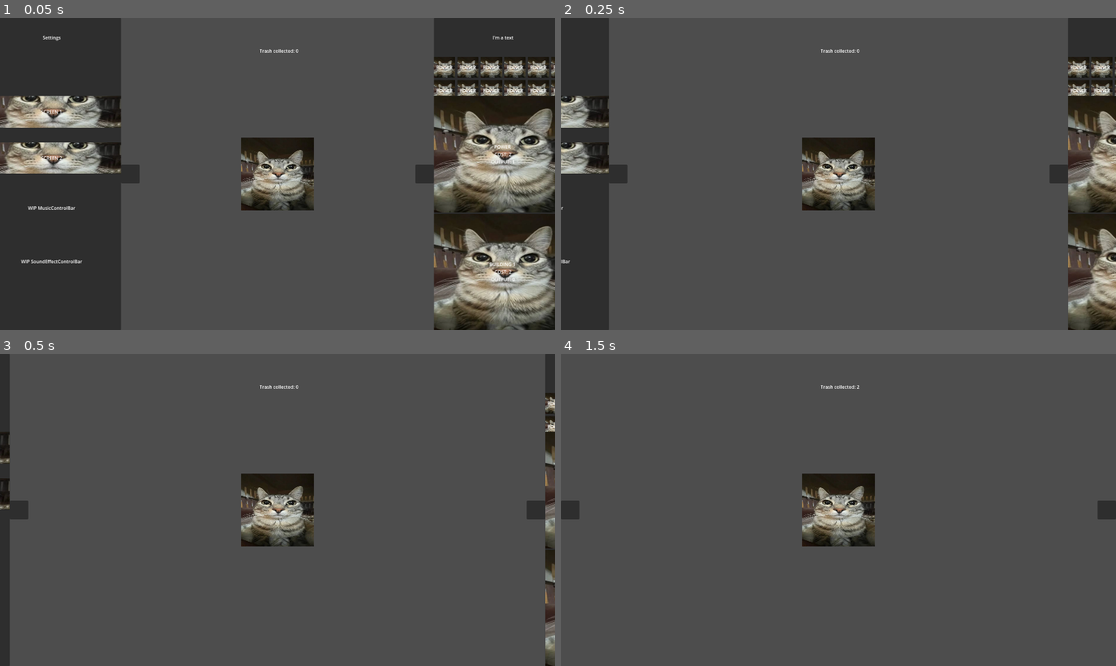
Above: before the commit, frames 1-4 (two rows, left to right).
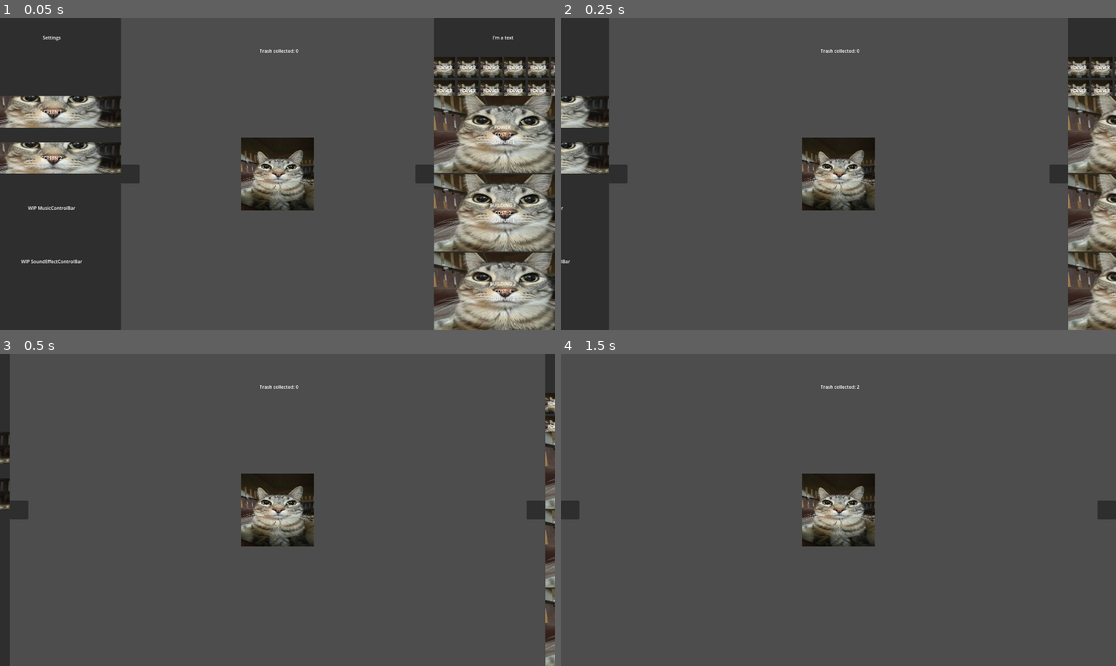
Above: after the commit, the same moments.

Repository: YamagaShiny-sudo/TrashClicker
Game: Godot game, scene res://scenes/game.tscn
Same seed, same stepped clock (60 frames per second), same inputs: the game is played once before the commit and once after it. The engine's default icon, where the game draws it, is replaced by a stand-in: a white triangle on a blue panel in a dark square. Sound files missing from this copy of the repository are replaced by a short silence.
Inputs (mouse positions are in pixels of both pictures, inside the frame that each line leads up to):
- Up to frame 1 (0.05 s): no input
- Up to frame 2 (0.25 s): no input
- Up to frame 3 (0.5 s): no input
- Up to frame 4 (1.5 s): click (838, 510) at 0.5 s; click (838, 510) at 1.25 s

The runs differ from the first frame. In frame 1, 13% of the frame differs, in the area x 78-100%, y 24-100%; in frame 2, 5.1%; in frame 3, 1.0%; in frame 4, nothing differs.

Commit message:
Dedicated script for buildings
-Made a script to make building easily just by modifing values
-Now it's easily scalable by the number of building we want

Diff:
--- a/trashclicker/scenes/HUD.tscn
+++ b/trashclicker/scenes/HUD.tscn
@@ -6,6 +6,7 @@
 [ext_resource type="Texture2D" uid="uid://djde8nkg1chdm" path="res://assets/cat.webp" id="2_mwyjx"]
 [ext_resource type="Texture2D" uid="uid://e08age7cjjnp" path="res://icon.svg" id="3_bm2gq"]
 [ext_resource type="Script" uid="uid://daapakk0tv4q3" path="res://scripts/one_time_buyable.gd" id="4_047uy"]
+[ext_resource type="Script" uid="uid://ktya60q3px01" path="res://scenes/building.gd" id="7_k4w17"]
 
 [sub_resource type="Animation" id="Animation_q1nc5"]
 length = 0.001
@@ -713,10 +714,14 @@
 uppercase = true
 metadata/_edit_use_anchors_ = true
 
-[node name="Building1" type="PanelContainer" parent="RightMargin/RightPanel/ScrollUpgrade/BoxUpgrade"]
-layout_mode = 2
-size_flags_horizontal = 3
-size_flags_vertical = 3
+[node name="Building1" type="PanelContainer" parent="RightMargin/RightPanel/ScrollUpgrade/BoxUpgrade" node_paths=PackedStringArray("build_label", "build_button")]
+layout_mode = 2
+size_flags_horizontal = 3
+size_flags_vertical = 3
+script = ExtResource("7_k4w17")
+build_label = NodePath("BuildLabel1")
+build_name = "Building 1"
+build_button = NodePath("BuildUpgradeButton1")
 
 [node name="BuildUpgradeButton1" type="TextureButton" parent="RightMargin/RightPanel/ScrollUpgrade/BoxUpgrade/Building1"]
 custom_minimum_size = Vector2(480, 202.5)
@@ -730,6 +735,34 @@
 layout_mode = 2
 size_flags_vertical = 1
 text = "Building 1"
+horizontal_alignment = 1
+vertical_alignment = 1
+uppercase = true
+metadata/_edit_use_anchors_ = true
+
+[node name="Building2" type="PanelContainer" parent="RightMargin/RightPanel/ScrollUpgrade/BoxUpgrade" node_paths=PackedStringArray("build_label", "build_button")]
+layout_mode = 2
+size_flags_horizontal = 3
+size_flags_vertical = 3
+script = ExtResource("7_k4w17")
+build_cost = 4
+build_output = 2
+build_label = NodePath("BuildLabel2")
+build_name = "Building 2"
+build_button = NodePath("BuildUpgradeButton2")
+
+[node name="BuildUpgradeButton2" type="TextureButton" parent="RightMargin/RightPanel/ScrollUpgrade/BoxUpgrade/Building2"]
+custom_minimum_size = Vector2(480, 202.5)
+layout_mode = 2
+texture_normal = ExtResource("2_mwyjx")
+texture_pressed = ExtResource("3_bm2gq")
+ignore_texture_size = true
+stretch_mode = 6
+
+[node name="BuildLabel2" type="Label" parent="RightMargin/RightPanel/ScrollUpgrade/BoxUpgrade/Building2"]
+layout_mode = 2
+size_flags_vertical = 1
+text = "Building 2"
 horizontal_alignment = 1
 vertical_alignment = 1
 uppercase = true
@@ -781,6 +814,7 @@
 [node name="BuildTimer" type="Timer" parent="BuildingControl"]
 unique_name_in_owner = true
 process_callback = 0
+autostart = true
 
 [node name="SpeedBuildingStop" type="Timer" parent="BuildingControl"]
 unique_name_in_owner = true
@@ -805,9 +839,7 @@
 [connection signal="pressed" from="RightMargin/RightPanel/CloseButton" to="RightMargin/RightPanel" method="_on_button_pressed"]
 [connection signal="pressed" from="RightMargin/RightPanel/OneTimeBuyable/VBoxContainer/HBoxContainer/Power/PowerUpgradeButton" to="RightMargin/RightPanel/OneTimeBuyable" method="_on_button_pressed"]
 [connection signal="pressed" from="RightMargin/RightPanel/ScrollUpgrade/BoxUpgrade/Power/PowerUpgradeButton" to="." method="_on_power_upgrade_button_pressed"]
-[connection signal="pressed" from="RightMargin/RightPanel/ScrollUpgrade/BoxUpgrade/Building1/BuildUpgradeButton1" to="." method="_on_build_upgrade_button_1_pressed"]
 [connection signal="pressed" from="Trash/TrashButton" to="." method="_main_button_pressed"]
-[connection signal="timeout" from="BuildingControl/BuildTimer" to="." method="_on_build_timer_timeout"]
 [connection signal="timeout" from="BuildingControl/SpeedBuildingStop" to="." method="_on_speed_building_stop_timeout"]
 [connection signal="timeout" from="PowerControl/AutoStop" to="." method="_on_auto_stop_timeout"]
 [connection signal="timeout" from="PowerControl/AutoClickerTimer" to="." method="_on_auto_clicker_timer_timeout"]
--- /dev/null
+++ b/trashclicker/scenes/building.gd
@@ -0,0 +1,29 @@
+extends PanelContainer
+
+
+@export var build_cost : int = 2
+@export var build_output : int = 1
+@export var build_label: Label
+@export var build_name : String = "Building"
+@export var build_button : TextureButton
+
+@onready var build_timer : Timer = %BuildTimer
+var total_output : int = 0
+
+func _ready() -> void:
+	build_button.pressed.connect(_on_build_upgrade_button_pressed)
+	build_timer.timeout.connect(_on_build_timer_timeout)
+	build_label.text = build_name + "\nCost: " + str(build_cost) + "\nOutput: " + str(build_output)
+
+
+@onready var hud: Node = $"../../../../.."
+func _on_build_upgrade_button_pressed() -> void:
+	if hud.trash_score >= build_cost:
+		hud.subScore(build_cost)
+		total_output += build_output
+		build_cost += 1
+		build_label.text = build_name + "\nCost: " + str(build_cost) + "\nOutput: " + str(total_output)
+
+#Building adding score
+func _on_build_timer_timeout() -> void:
+	hud.addScore(total_output)
--- a/trashclicker/scripts/main.gd
+++ b/trashclicker/scripts/main.gd
@@ -16,7 +16,6 @@
 func update_text() -> void:
 	format_score(trash_score)
 	power_label.text = "Power \nCost: " + str(power_cost) + "\nOutput: " + str(output)
-	build_label_1.text = "Building 1 \nCost: " + str(build_cost_1) + "\nOutput: " + str(build_output_1)
 
 var output = 1
 func _main_button_pressed() -> void:
@@ -29,23 +28,6 @@
 		subScore(power_cost)
 		output += 1
 		power_cost += 1
-
-
-
-#Building insitialisation
-var build_cost_1 = 2
-var build_output_1 = 0
-@onready var build_timer: Timer = %BuildTimer
-@onready var build_label_1: Label = $RightMargin/RightPanel/ScrollUpgrade/BoxUpgrade/Building1/BuildLabel1
-func _on_build_upgrade_button_1_pressed() -> void:
-	if trash_score >= build_cost_1:
-		subScore(build_cost_1)
-		build_output_1 += 1
-		build_cost_1 += 1
-		build_timer.start()
-#Building adding score
-func _on_build_timer_timeout() -> void:
-	addScore(build_output_1)
 
 
 
@@ -85,6 +67,7 @@
 
 #Speed Building PowerUP
 @onready var speed_building_stop: Timer = %SpeedBuildingStop
+@onready var build_timer = %BuildTimer
 func speed_building_power() -> void:
 	build_timer.wait_time /= 2
 	speed_building_stop.start()
Not shown: 1 places in trashclicker/scenes/HUD.tscn that only renumber resources
Not shown, added: trashclicker/scenes/building.gd.uid
